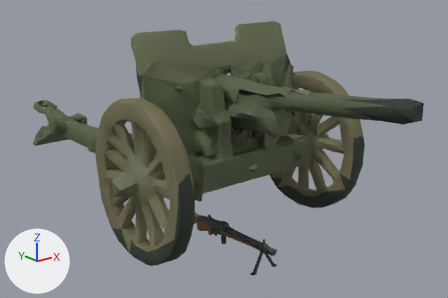
Two versions of the glTF model src/assets/weapons.glb, one commit apart.
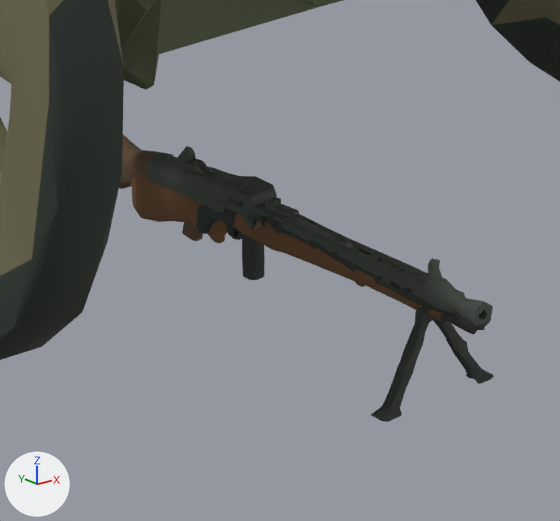
Each version is shown whole from a camera (50 mm lens) standing at (-3.37, -4.11, 2.47) and looking at (0.49, 0.72, 0.54), then close up on the part from 37% to 65% of the width and 61% to 100% of the height. Every picture has the same lights, and +X, +Y and +Z are marked at lower left. The last two pictures show the newer version.

In view in the first close-up: 'cannonCarriage', 'cannonWheelL', 'cannonWheelR', 'mg', 'mgLegL', 'mgLegR', 'rifle', 'smg'.
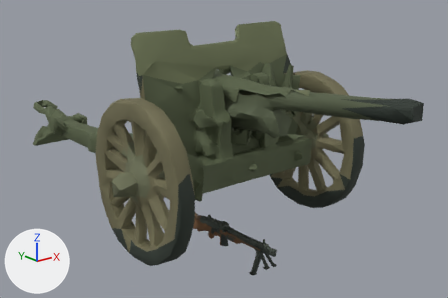
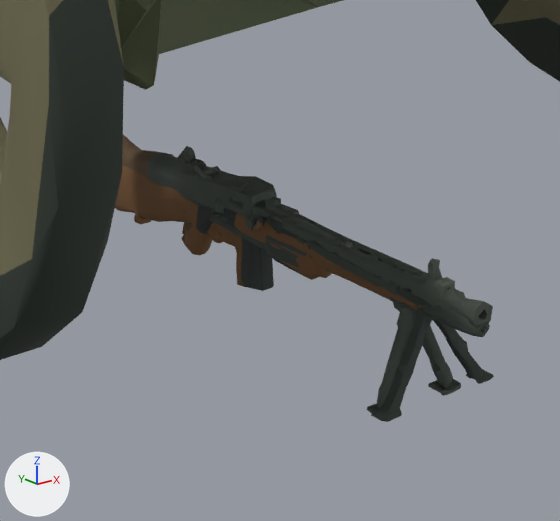
What differs and where, as boxes [x1, y1, x2, y2] in the close-ups (560 x 521 px):
'bar', added: after [115, 166, 490, 337]
'barLegL', added: after [367, 304, 415, 413]
'barLegR', added: after [423, 322, 461, 396]

What the commit changed:
Mesh me_barlegl is new.
It has 127 vertices, 237 faces and spans x -0.111..0.007, y -0.433..-0.356, z -0.242..-0.026.
It uses material mat_worn_wood_painted_steel_and_blued_metal.
Mesh me_bar is new.
It has 806 vertices, 1604 faces and spans x -0.051..0.031, y -0.6..0.6, z -0.188..0.058.
It uses material mat_worn_wood_painted_steel_and_blued_metal.
Mesh me_barlegr is new.
It has 138 vertices, 259 faces and spans x -0.004..0.111, y -0.432..-0.355, z -0.243..-0.028.
It uses material mat_worn_wood_painted_steel_and_blued_metal.
Object 'barLegL' (ob_barlegl) is new; it shows me_barlegl.
Its location is (0.0, 0.0, 0.0).
Object 'bar' (ob_bar) is new; it shows me_bar.
Its location is (0.0, 0.0, 0.0).
Object 'barLegR' (ob_barlegr) is new; it shows me_barlegr.
Its location is (0.0, 0.0, 0.0).
